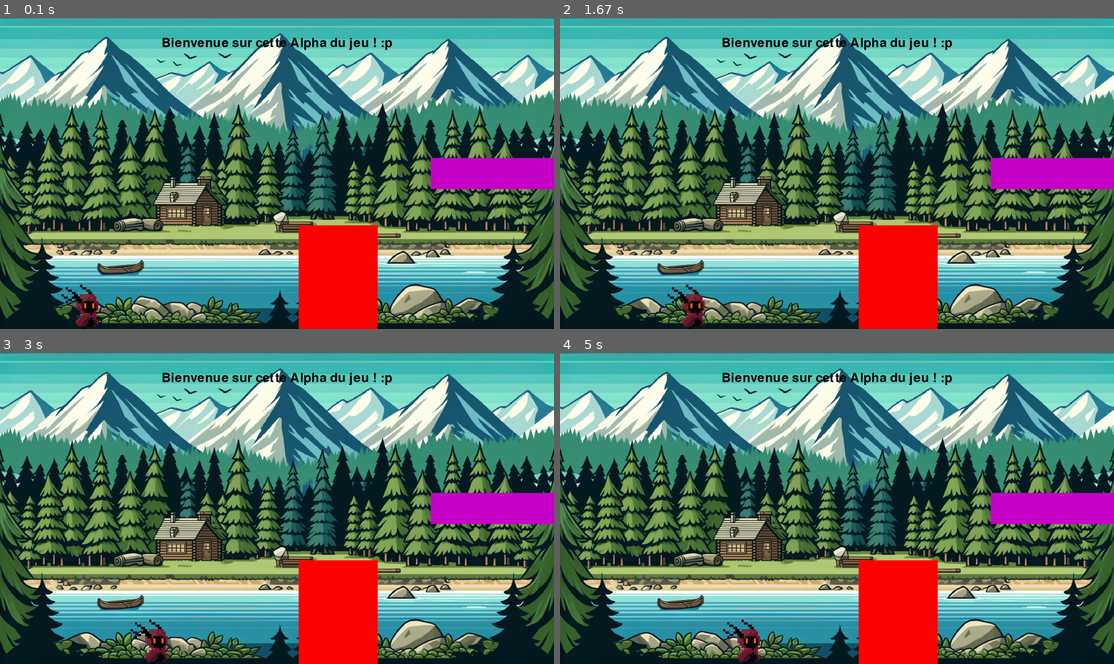
Above: before the commit, frames 1-4 (two rows, left to right).
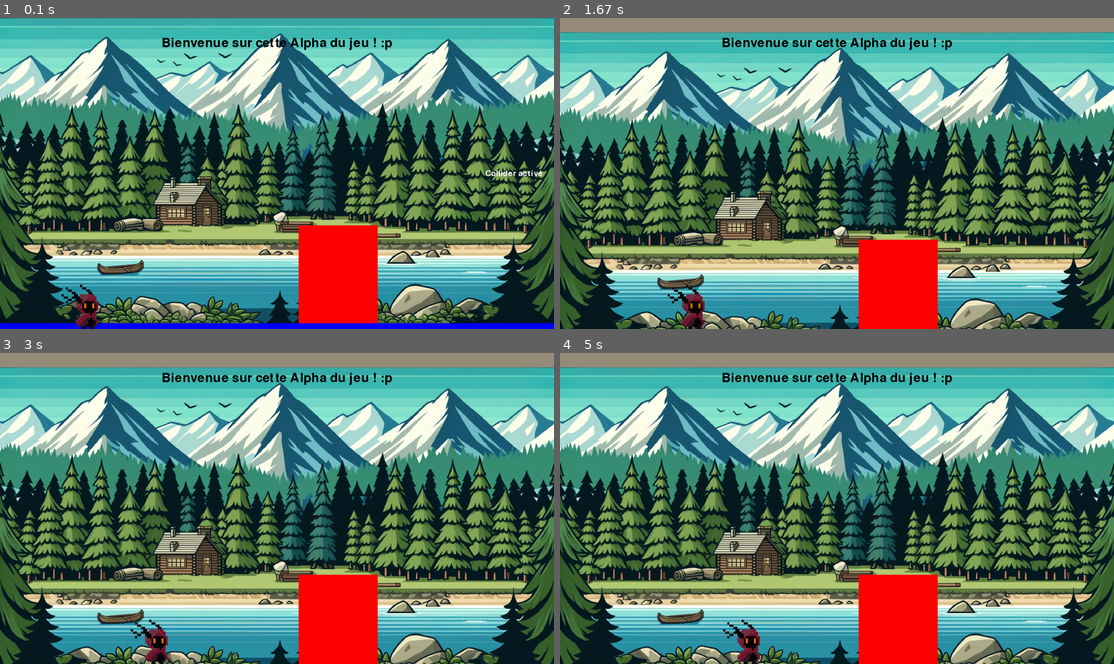
Above: after the commit, the same moments.

Repository: Kikii95/JV-Mini_Studio
Game: pygame game, started from main.py
Two runs of this game, one before a commit and one after it. Both use one fixed random seed, a clock stepped at 60 frames per second and the inputs below.
Inputs:
- Up to frame 1 (0.1 s): no input
- Up to frame 2 (1.67 s): tap Space at 0.33 s; hold Right 0.67-1.13 s; hold Left 1.17-1.47 s; hold Right from 1.5 s (still down); tap D at 1.65 s
- Up to frame 3 (3 s): release Right at 1.97 s; hold Left 2-2.53 s; hold Right 2.57-2.97 s
- Up to frame 4 (5 s): hold Left 3-3.37 s; tap D at 3.15, 4.72 s; hold Right 3.4-4.03 s; hold Left 4.07-4.53 s; hold Right from 4.57 s (still down)

The runs differ from the first frame. In frame 1, 4.2% of the frame differs, in the area x 0-100%, y 44-100%; in frame 2, 66%; in frame 3, 66%; in frame 4, 66%, in the area x 0-100%, y 0-100%.

Commit message:
avancement de la camera
patch les bugs

Diff:
--- a/camera.py
+++ b/camera.py
@@ -4,17 +4,19 @@
         self.CameraX = 0
         self.CameraY = 0
 
-    def update(self):
         self.right_screen_cap = self.game.screen_width * 5 / 6
         self.left_screen_cap = self.game.screen_width * 1 / 9
+        self.top_screen_cap = self.game.screen_height * 4 / 9
+        self.down_screen_cap = self.game.screen_height
 
+    def update(self):
         if self.game.player.rect.x > self.right_screen_cap:
             delta_x = self.game.player.rect.x - self.right_screen_cap
             self.game.player.rect.x = self.right_screen_cap
             self.game.rect1.x -= delta_x
             self.game.rect2.x -= delta_x
             self.game.area1.x -= delta_x
-            self.game.area2.x -= delta_x
+
 
         if self.game.player.rect.x < self.left_screen_cap:
             delta_x = self.left_screen_cap - self.game.player.rect.x
@@ -22,4 +24,20 @@
             self.game.rect1.x += delta_x
             self.game.rect2.x += delta_x
             self.game.area1.x += delta_x
-            self.game.area2.x += delta_x
+
+        if self.game.player.rect.y < self.top_screen_cap:
+            delta_y = self.top_screen_cap - self.game.player.rect.y
+            self.game.player.rect.y = self.top_screen_cap
+            self.game.rect1.y += delta_y
+            self.game.rect2.y += delta_y
+            self.game.area1.y += delta_y
+            self.game.area2.y += delta_y
+
+
+        if self.game.player.rect.y > self.down_screen_cap:
+            delta_y = self.game.player.rect.y - self.down_screen_cap
+            self.game.player.rect.y = self.down_screen_cap
+            self.game.rect1.y -= delta_y
+            self.game.rect2.y -= delta_y
+            self.game.area1.y -= delta_y
+            self.game.area2.y -= delta_y
--- a/main.py
+++ b/main.py
@@ -15,8 +15,6 @@
         self.rect2.x = self.screen_width
         self.rect1.y = self.screen_height - (self.screen_height)
         self.rect2.y = self.screen_height - (self.screen_height)
-
-
 
         self.Camera1X = self.rect1.x
         self.Camera1Y = self.rect1.y
@@ -40,14 +38,15 @@
 
         self.area1_width = self.screen_width/7
         self.area1_height = self.screen_height/3
-        self.area2_width = self.screen_width / 3
-        self.area2_height = self.screen_height / 10
+        self.area2_width = self.screen_width
+        self.area2_height = 20
+        self.area3_width = self.screen_width
+        self.area3_height = 50
 
         self.area1 = pygame.Rect(((self.screen_width - self.area1_width) /2) , self.screen_height - self.area1_height, self.area1_width, self.area1_height)
         self.area1_color = (255, 0, 0)
-        self.area2 = pygame.Rect((self.screen_width - self.area2_width) , (self.screen_height - self.area2_height) / 2, self.area2_width, self.area2_height)
+        self.area2 = pygame.Rect(0 - self.camera.left_screen_cap , (self.screen_height - self.area2_height), self.area2_width + self.camera.right_screen_cap, self.area2_height)
         self.area2_color = (255, 0, 255)
-
         pygame.display.set_caption("Affichage de texte")
 
 
@@ -118,6 +117,7 @@
             pygame.draw.rect(self.screen, self.area1_color, self.area1)
         if self.is_visible(self.area2):
             pygame.draw.rect(self.screen, self.area2_color, self.area2)
+
         if self.area1_color == (0, 255, 0):
             self.text("Collider activé", 40, "black", "down_center")
         if self.area2_color == (0, 0, 255):
@@ -137,6 +137,7 @@
 
         if self.area2.colliderect(self.player.rect):
             self.area2_color = (0, 0, 255)
+            self.player.rect.y = self.screen_height - self.player.perso_height
         else:
             self.area2_color = (200, 0, 200)
 
--- a/player.py
+++ b/player.py
@@ -8,6 +8,7 @@
         self.perso = pygame.transform.scale(self.perso, (self.game.screen_width // self.perso_scale, self.game.screen_height // (self.perso_scale // 2)))
         self.rect = self.perso.get_rect()
         self.perso_width = self.rect.width
+        self.perso_height = self.rect.height
         self.rect.x = 0
         self.rect.y = self.game.screen.get_height() - self.perso.get_height()
         self.speed = 8
